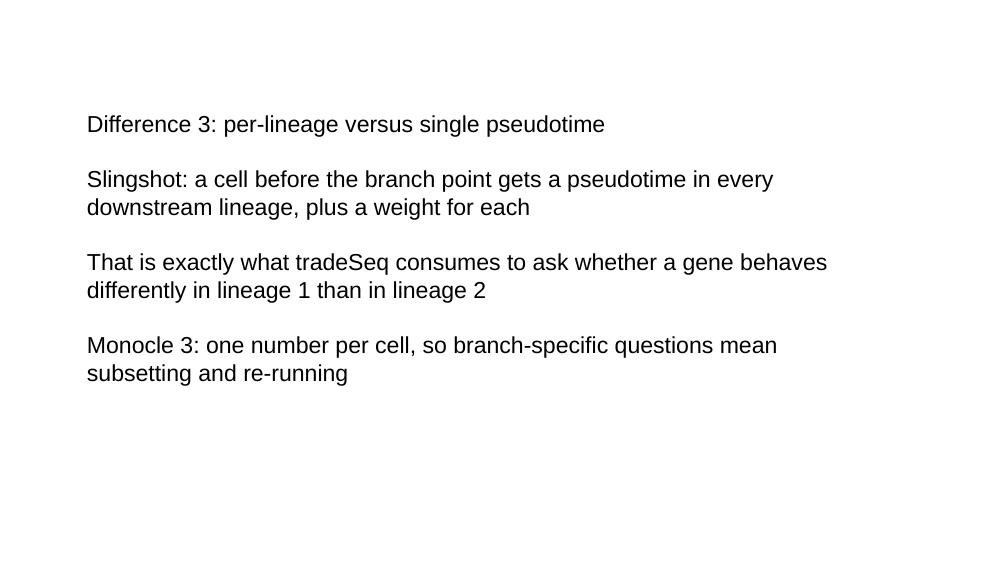
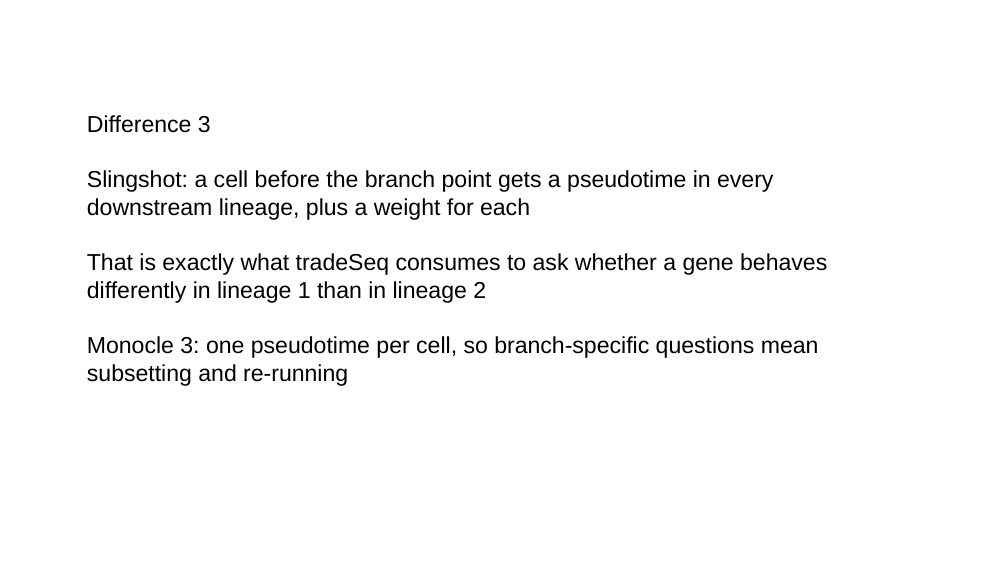
Before and after one commit to steverozen/handouts2026, a slide deck: slide 15 of wed_aug_5_morning_tutorials/Steve_Rozen_R_trajectory_inference_2026_08_05.pptx. Drawn at 1008x567 pixels with LibreOffice and Linux fonts; fonts in the diff are those of the drawing. Boxes give left, top, right and bottom in pixels: in the first picture for what was removed or moved away, otherwise in the second. Text is boxed around its words. In the diff, an @@ line names an element or a change of style, - is before the commit and + after.

```diff
--- a/wed_aug_5_morning_tutorials/Steve_Rozen_R_trajectory_inference_2026_08_05.pptx
+++ b/wed_aug_5_morning_tutorials/Steve_Rozen_R_trajectory_inference_2026_08_05.pptx
@@ text at bbox=[87, 115, 211, 133]: text changed @@
-Difference 3: per-lineage versus single pseudotime
+Difference 3
@@ text at bbox=[87, 336, 819, 386]: text changed @@
-Monocle 3: one number per cell, so branch-specific questions mean subsetting and re-running
+Monocle 3: one pseudotime per cell, so branch-specific questions mean subsetting and re-running
```
Also in this commit, not shown: 6 other slides changed, 15 other files.
